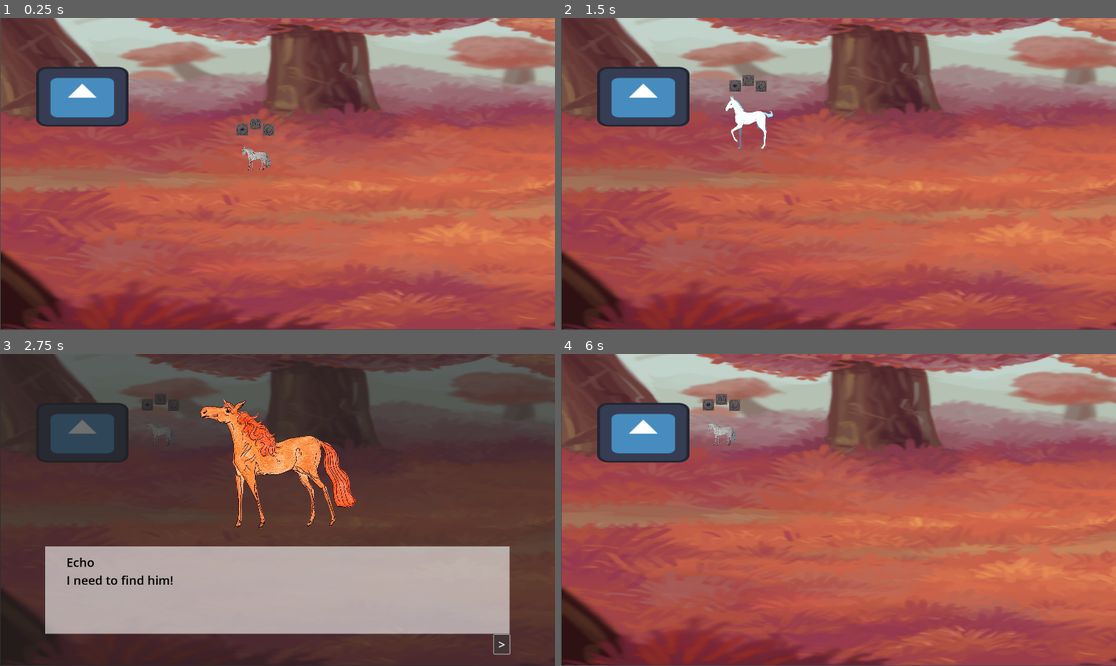
Above: before the commit, frames 1-4 (two rows, left to right).
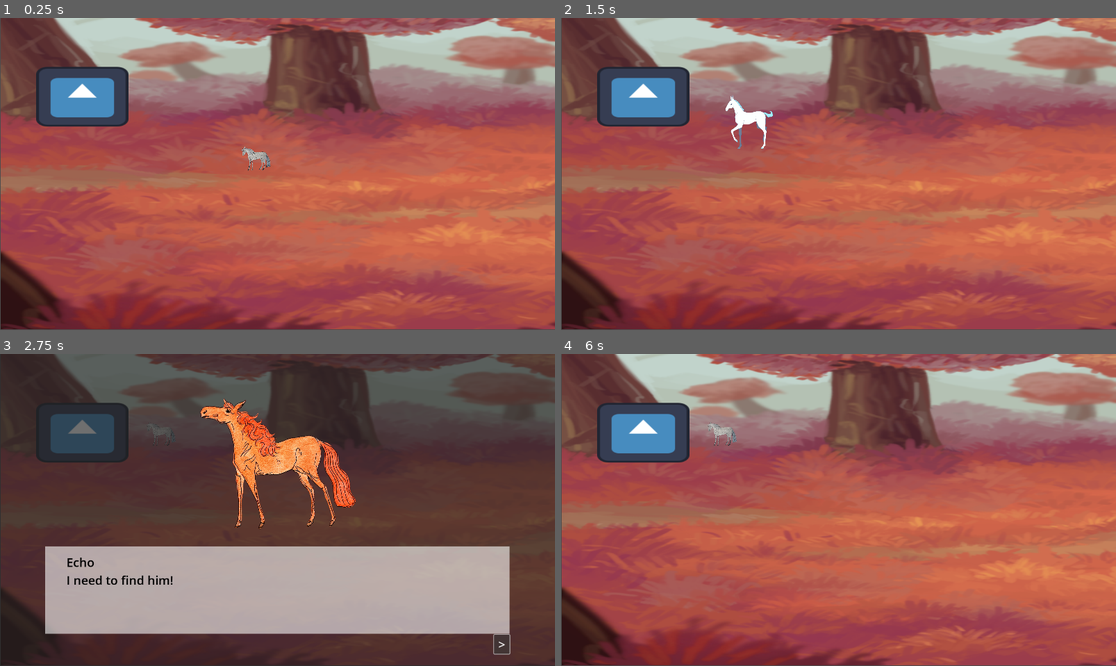
Above: after the commit, the same moments.

Repository: SartorialDragon/charger-escape-in-watercolor
Game: Godot game, scene res://scene_1.tscn
The game is run twice, just before and just after one commit, with the same random seed, the same clock (stepped at 60 frames per second) and the same inputs. The engine's default icon, where the game draws it, is replaced by a stand-in: a white triangle on a blue panel in a dark square.
Inputs (mouse positions are in pixels of both pictures, inside the frame that each line leads up to):
- Up to frame 1 (0.25 s): no input
- Up to frame 2 (1.5 s): click (644, 96) at 0.5 s; click (749, 96) at 1.27 s
- Up to frame 3 (2.75 s): click ">" at 2 s
- Up to frame 4 (6 s): click (721, 400) at 2.77 s; click (733, 403) at 3.52 s; click (644, 432) at 4.25 s; click (710, 403) at 5.02 s; click ">" at 5.75 s

The runs differ from the first frame. In frame 1, 0.2% of the frame differs, in the area x 42-50%, y 32-38%; in frame 2, 0.2%; in frame 3, 0.1%; in frame 4, 0.2%.

Commit message:
Senses bug fix?
Moved around and added another collison to player

Diff:
--- a/player_horse.tscn
+++ b/player_horse.tscn
@@ -185,6 +185,10 @@
 &"start position": SubResource("Animation_ikk15")
 }
 
+[sub_resource type="CapsuleShape2D" id="CapsuleShape2D_1r8bo"]
+radius = 497.60742
+height = 995.21484
+
 [node name="PlayerHorse" type="CharacterBody2D"]
 position = Vector2(83, 193)
 script = ExtResource("1_0078p")
@@ -196,11 +200,6 @@
 animation = &"idle"
 flip_h = true
 
-[node name="Area2D" type="Area2D" parent="AnimatedSprite2D"]
-
-[node name="CollisionPolygon2D" type="CollisionPolygon2D" parent="AnimatedSprite2D/Area2D"]
-polygon = PackedVector2Array(-239.9178, -151.05934, -284.34705, -231.03194, -382.0913, -133.28766, -444.29224, -142.17351, -417.6347, -284.34702, -444.29224, -319.8904, -346.54797, -417.6347, -311.00458, -382.0913, -124.40184, -328.77625, -35.54338, -239.9178, 302.11874, -257.68948, 417.6347, -71.08675, 462.06396, 177.71689, 337.6621, 239.9178, 293.2329, 204.37442, 248.80367, 328.7762, 106.63014, 293.23285, 159.94522, 168.83104, 159.94522, 26.657532, 124.40184, -17.771687, -106.63014, 26.657532, -79.97261, 319.89038, -248.80367, 328.7762, -204.37444, 44.429222, -248.80367, -79.972595)
-
 [node name="AnimationPlayer" type="AnimationPlayer" parent="."]
 root_node = NodePath("../AnimatedSprite2D")
 libraries = {
@@ -220,10 +219,22 @@
 metadata/_custom_type_script = "uid://b0qr2cagvysf3"
 
 [node name="Senses" parent="." instance=ExtResource("16_1r8bo")]
-visible = true
 offset_left = -17.0
 offset_top = -102.0
 offset_right = -6.0
 offset_bottom = -89.0
 
-[connection signal="input_event" from="AnimatedSprite2D/Area2D" to="." method="_on_area_2d_input_event"]
+[node name="Area2D" type="Area2D" parent="."]
+position = Vector2(-17, -7)
+scale = Vector2(0.11253854, 0.11253855)
+
+[node name="CollisionShape2D" type="CollisionShape2D" parent="Area2D"]
+position = Vector2(0, -79.972534)
+shape = SubResource("CapsuleShape2D_1r8bo")
+
+[node name="CollisionPolygon2D" type="CollisionPolygon2D" parent="."]
+position = Vector2(-17, -7)
+scale = Vector2(0.11253854, 0.11253855)
+polygon = PackedVector2Array(-239.9178, -151.05934, -284.34705, -231.03194, -382.0913, -133.28766, -444.29224, -142.17351, -417.6347, -284.34702, -444.29224, -319.8904, -346.54797, -417.6347, -311.00458, -382.0913, -124.40184, -328.77625, -35.54338, -239.9178, 302.11874, -257.68948, 417.6347, -71.08675, 462.06396, 177.71689, 337.6621, 239.9178, 293.2329, 204.37442, 248.80367, 328.7762, 106.63014, 293.23285, 159.94522, 168.83104, 159.94522, 26.657532, 124.40184, -17.771687, -106.63014, 26.657532, -79.97261, 319.89038, -248.80367, 328.7762, -204.37444, 44.429222, -248.80367, -79.972595)
+
+[connection signal="input_event" from="Area2D" to="." method="_on_area_2d_input_event"]
Not shown: 1 places in player_horse.tscn that only renumber resources
